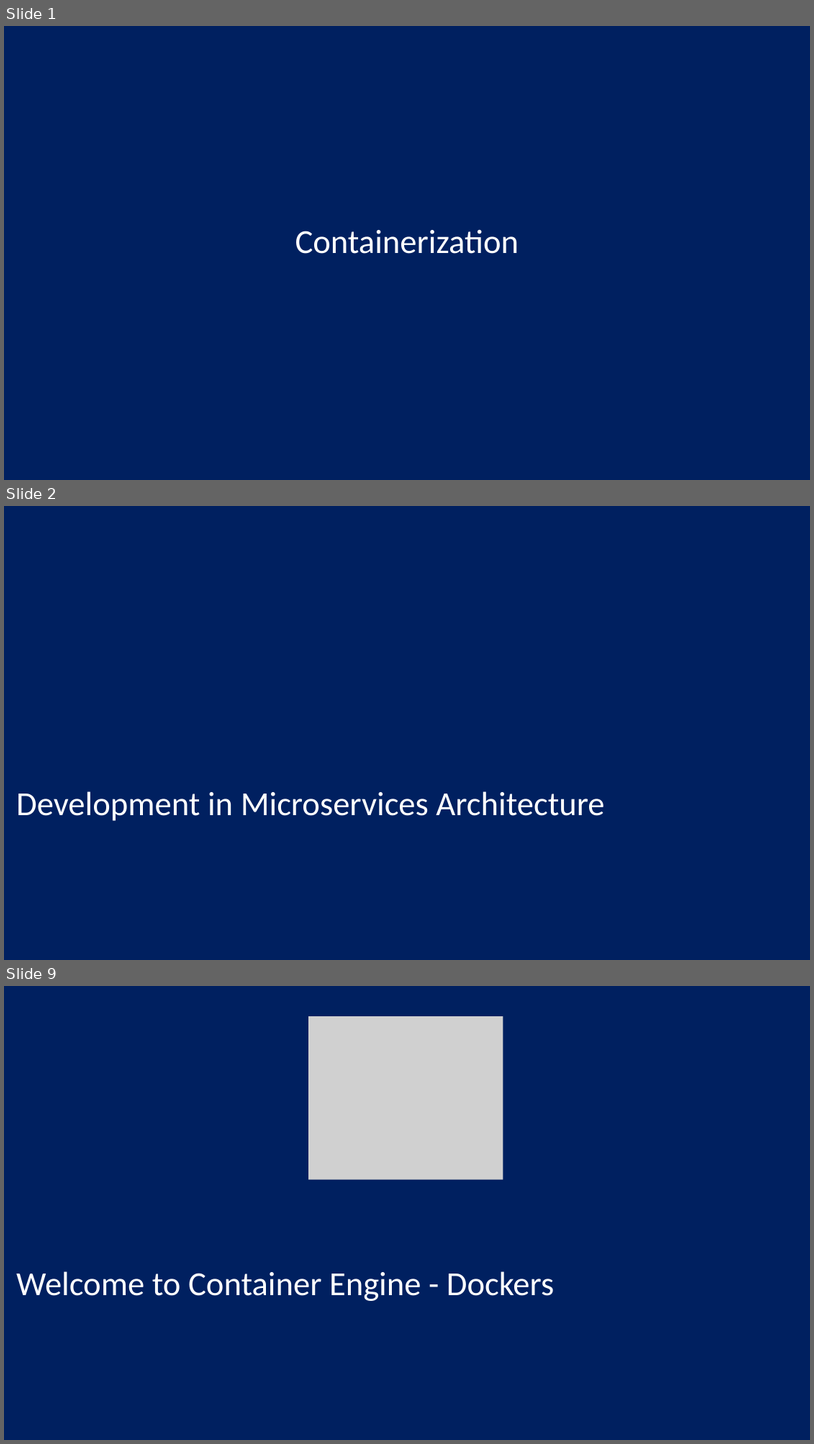
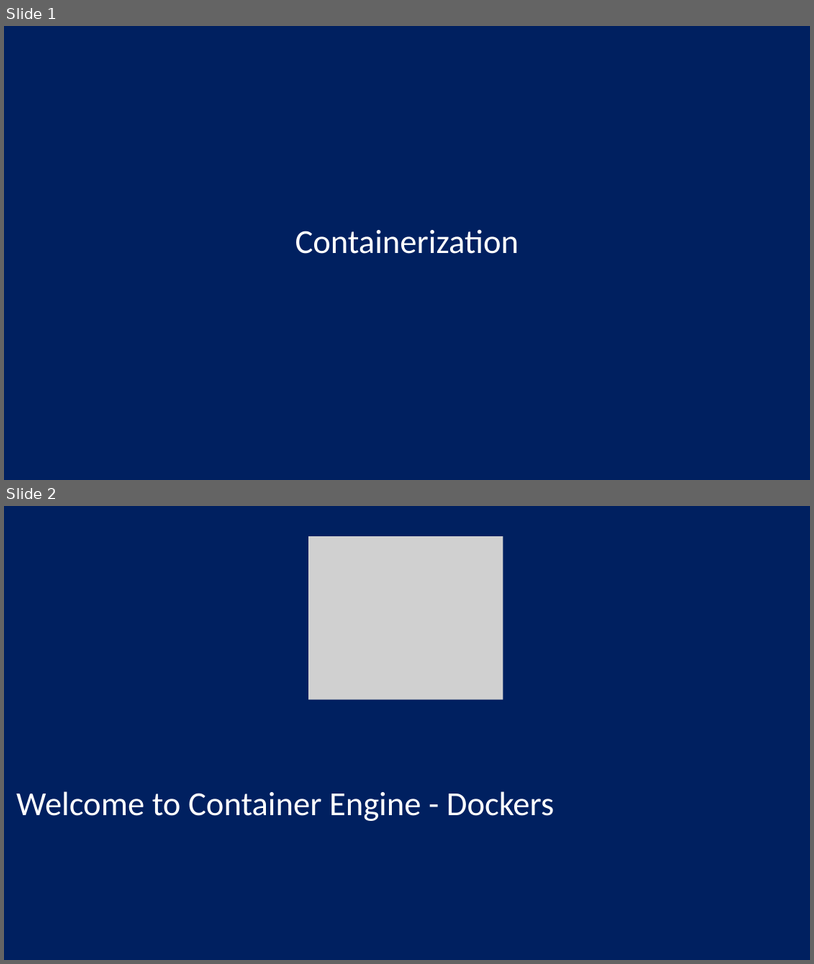
Before and after one commit to nitinmanojkumar/2024-08Oct-01Oct-THI-K8s, a slide deck: Docker-Master-Presentation.ppt. Shown one above the other, each under a label of ours: slides 1, 2 and 9 before the commit, slides 1 and 2 after it; the slides between them are not shown. The pictures are 814x1444 and 814x964 pixels, drawn with LibreOffice and Linux fonts; fonts in the diff are those of the drawing; grey boxes stand for pictures. Boxes give left, top, right and bottom in pixels: in the first picture for what was removed or moved away, otherwise in the second. Text is boxed around its words. In the diff, an @@ line names an element or a change of style, - is before the commit and + after.

```diff
--- a/Docker-Master-Presentation.ppt
+++ b/Docker-Master-Presentation.ppt
@@ slide 2 removed at [4,506,810,960], background #002060 @@
@@ subtitle removed at [16,791,604,821] @@
-Development in Microservices Architecture
@@ what was slide 9 is now slide 2 @@
```
Also in this commit, not shown: 21 other slides removed.
